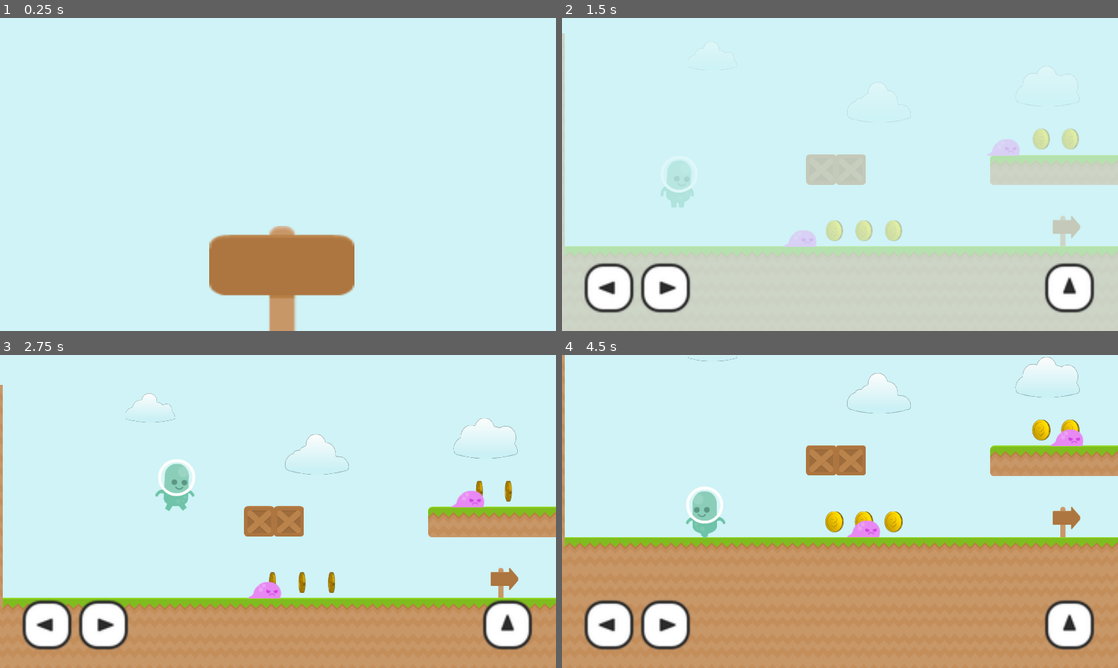
Above: before the commit, frames 1-4 (two rows, left to right).
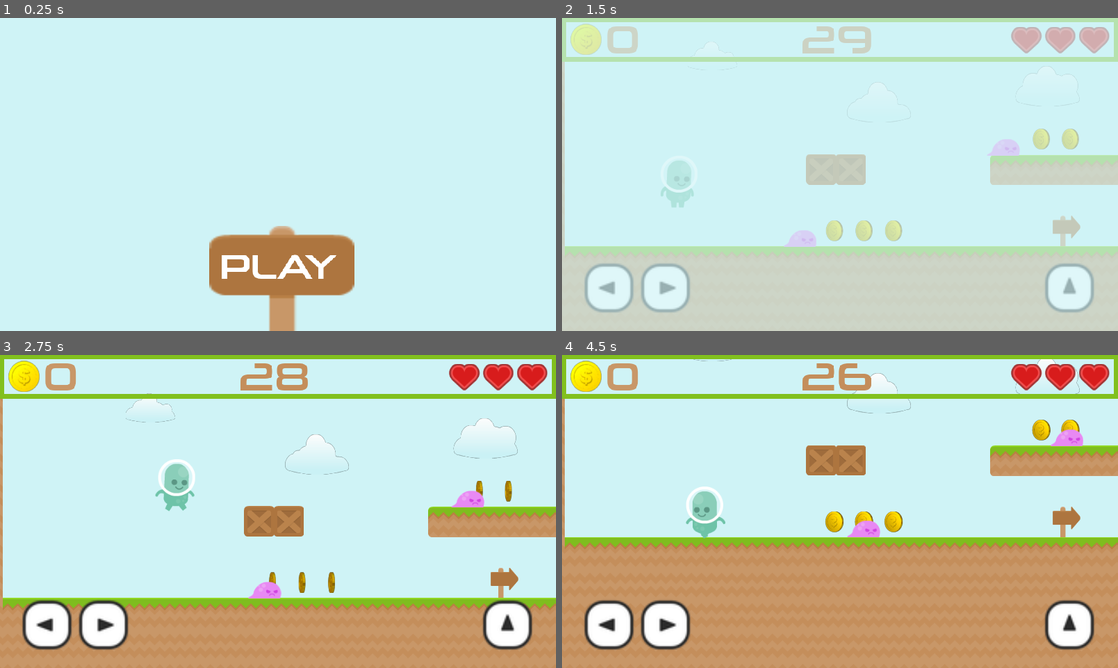
Above: after the commit, the same moments.

Repository: modaslam/super-margo
Game: Godot game, scene res://scenes/main_menu.tscn
Two runs of this game, one before a commit and one after it. Both use one fixed random seed, a clock stepped at 60 frames per second and the inputs below.
Inputs (mouse positions are in pixels of both pictures, inside the frame that each line leads up to):
- Up to frame 1 (0.25 s): no input
- Up to frame 2 (1.5 s): click (845, 277) at 0.5 s; click (845, 277) at 1.25 s
- Up to frame 3 (2.75 s): move the mouse to (250, 574) at 2.02 s; hold Right (move_right) from 2.03 s (still down); click (250, 574) at 2.17 s; tap Space (jump) at 2.27 s
- Up to frame 4 (4.5 s): move the mouse to (1006, 558) at 2.77 s; tap Space (jump) at 3.02 s; move the mouse to (673, 464) at 3.52 s; release Right (move_right) at 3.53 s; hold Left (move_left) from 3.53 s (still down); move the mouse to (867, 511) at 4.27 s; click (867, 511) at 4.42 s

The runs differ from the first frame. In frame 1, 0.7% of the frame differs, in the area x 39-61%, y 75-84%; in frame 2, 8.8%, in the area x 0-100%, y 0-95%; in frame 3, 5.4%; in frame 4, 5.4%.

Commit message:
Added coin collection and 3 life system

Diff:
--- /dev/null
+++ b/fonts/font100.tres
@@ -0,0 +1,7 @@
+[gd_resource type="DynamicFont" load_steps=2 format=2]
+
+[ext_resource path="res://assets/font.ttf" type="DynamicFontData" id=1]
+
+[resource]
+size = 100
+font_data = ExtResource( 1 )
--- /dev/null
+++ b/fonts/font160.tres
@@ -0,0 +1,7 @@
+[gd_resource type="DynamicFont" load_steps=2 format=2]
+
+[ext_resource path="res://assets/font.ttf" type="DynamicFontData" id=1]
+
+[resource]
+size = 160
+font_data = ExtResource( 1 )
--- a/scenes/Transition.tscn
+++ b/scenes/Transition.tscn
@@ -34,6 +34,7 @@
 }
 
 [node name="Transition" type="CanvasLayer"]
+layer = 3
 script = ExtResource( 1 )
 
 [node name="Frame" type="TextureRect" parent="."]
--- a/scenes/game.tscn
+++ b/scenes/game.tscn
@@ -23,6 +23,9 @@
 [ext_resource path="res://assets/buttons/right1.png" type="Texture" id=21]
 [ext_resource path="res://assets/buttons/up1.png" type="Texture" id=22]
 [ext_resource path="res://assets/buttons/up0.png" type="Texture" id=23]
+[ext_resource path="res://assets/coin48.png" type="Texture" id=24]
+[ext_resource path="res://fonts/font100.tres" type="DynamicFont" id=25]
+[ext_resource path="res://assets/hud_heartFull.png" type="Texture" id=26]
 
 [sub_resource type="SpriteFrames" id=1]
 animations = [ {
@@ -52,6 +55,14 @@
 [sub_resource type="RectangleShape2D" id=7]
 extents = Vector2( 11.6555, 248.743 )
 
+[sub_resource type="StyleBoxFlat" id=8]
+draw_center = false
+border_width_left = 10
+border_width_top = 10
+border_width_right = 10
+border_width_bottom = 10
+border_color = Color( 0.509804, 0.756863, 0.121569, 1 )
+
 [node name="Game" type="Node"]
 script = ExtResource( 15 )
 
@@ -65,7 +76,7 @@
 [node name="AnimatedSprite" type="AnimatedSprite" parent="Character"]
 scale = Vector2( 1.3, 1.3 )
 frames = SubResource( 1 )
-frame = 5
+frame = 4
 playing = true
 
 [node name="Shape" type="CollisionShape2D" parent="Character"]
@@ -229,6 +240,14 @@
 
 [node name="Platform" parent="Platforms" instance=ExtResource( 17 )]
 
+[node name="End" type="Area2D" parent="."]
+position = Vector2( 3772.76, 196.838 )
+collision_layer = 0
+
+[node name="Shape" type="CollisionShape2D" parent="End"]
+position = Vector2( 18.356, -143.557 )
+shape = SubResource( 7 )
+
 [node name="CanvasLayer" type="CanvasLayer" parent="."]
 layer = 2
 
@@ -255,13 +274,91 @@
 pressed = ExtResource( 22 )
 action = "jump"
 
-[node name="End" type="Area2D" parent="."]
-position = Vector2( 3772.76, 196.838 )
-collision_layer = 0
-
-[node name="Shape" type="CollisionShape2D" parent="End"]
-position = Vector2( 18.356, -143.557 )
-shape = SubResource( 7 )
+[node name="Panel" type="Panel" parent="CanvasLayer/Controls"]
+margin_right = 1280.0
+margin_bottom = 100.0
+custom_styles/panel = SubResource( 8 )
+__meta__ = {
+"_edit_use_anchors_": false
+}
+
+[node name="Coin" type="Sprite" parent="CanvasLayer/Controls/Panel"]
+position = Vector2( 55.5866, 49.5534 )
+scale = Vector2( 1.5, 1.5 )
+texture = ExtResource( 24 )
+hframes = 61
+
+[node name="Coins" type="Label" parent="CanvasLayer/Controls/Panel"]
+margin_left = 99.7807
+margin_top = -6.79989
+margin_right = 189.781
+margin_bottom = 113.2
+rect_scale = Vector2( 0.9, 0.9 )
+custom_fonts/font = ExtResource( 25 )
+custom_colors/font_color = Color( 0.788235, 0.596078, 0.411765, 1 )
+text = "0"
+__meta__ = {
+"_edit_use_anchors_": false
+}
+
+[node name="Heart3" type="TextureRect" parent="CanvasLayer/Controls/Panel"]
+margin_left = 1184.0
+margin_top = 20.0
+margin_right = 1267.0
+margin_bottom = 81.0
+texture = ExtResource( 26 )
+expand = true
+stretch_mode = 6
+__meta__ = {
+"_edit_use_anchors_": false
+}
+
+[node name="Heart2" type="TextureRect" parent="CanvasLayer/Controls/Panel"]
+margin_left = 1106.05
+margin_top = 20.0
+margin_right = 1189.05
+margin_bottom = 81.0
+texture = ExtResource( 26 )
+expand = true
+stretch_mode = 6
+__meta__ = {
+"_edit_use_anchors_": false
+}
+
+[node name="Heart1" type="TextureRect" parent="CanvasLayer/Controls/Panel"]
+margin_left = 1028.09
+margin_top = 20.0
+margin_right = 1111.09
+margin_bottom = 81.0
+texture = ExtResource( 26 )
+expand = true
+stretch_mode = 6
+__meta__ = {
+"_edit_use_anchors_": false
+}
+
+[node name="Time" type="Label" parent="CanvasLayer/Controls/Panel"]
+anchor_left = 0.5
+anchor_top = 0.5
+anchor_right = 0.5
+anchor_bottom = 0.5
+margin_left = -90.0
+margin_top = -57.0
+margin_right = 90.0
+margin_bottom = 63.0
+rect_scale = Vector2( 0.9, 0.9 )
+custom_fonts/font = ExtResource( 25 )
+custom_colors/font_color = Color( 0.772549, 0.560784, 0.360784, 1 )
+text = "30"
+__meta__ = {
+"_edit_use_anchors_": false
+}
+
+[node name="GameTime" type="Timer" parent="."]
+wait_time = 30.0
+one_shot = true
+autostart = true
+[connection signal="coin" from="Character" to="." method="_on_Character_coin"]
 [connection signal="died" from="Character" to="." method="_on_Character_died"]
 [connection signal="end" from="Character" to="." method="_on_Character_end"]
 [connection signal="body_entered" from="Character/Feet" to="Character" method="_on_Feet_body_entered"]
@@ -269,3 +366,4 @@
 [connection signal="body_entered" from="Character/Head" to="Character" method="_on_Head_body_entered"]
 [connection signal="timeout" from="SpawnTime" to="." method="_on_SpawnTime_timeout"]
 [connection signal="body_entered" from="End" to="Character" method="_on_End_body_entered"]
+[connection signal="timeout" from="GameTime" to="Character" method="_on_GameTime_timeout"]
--- a/scenes/main_menu.tscn
+++ b/scenes/main_menu.tscn
@@ -1,7 +1,8 @@
-[gd_scene load_steps=3 format=2]
+[gd_scene load_steps=4 format=2]
 
 [ext_resource path="res://assets/tiles/sign.png" type="Texture" id=1]
 [ext_resource path="res://scripts/main_menu.gd" type="Script" id=2]
+[ext_resource path="res://fonts/font100.tres" type="DynamicFont" id=3]
 
 [node name="MainMenu" type="Node"]
 script = ExtResource( 2 )
@@ -25,4 +26,13 @@
 __meta__ = {
 "_edit_use_anchors_": false
 }
+
+[node name="Label" type="Label" parent="Control/Play"]
+margin_left = 23.9729
+margin_top = 43.5104
+margin_right = 388.973
+margin_bottom = 163.51
+rect_scale = Vector2( 0.8, 0.8 )
+custom_fonts/font = ExtResource( 3 )
+text = "PLAY"
 [connection signal="pressed" from="Control/Play" to="." method="_on_Play_pressed"]
--- a/scripts/Game.gd
+++ b/scripts/Game.gd
@@ -4,6 +4,8 @@
 onready var _character = get_node("Character")
 onready var _camera = get_node("DeadCamera")
 
+var coins = 0
+var lives = 3
 
 # Called when the node enters the scene tree for the first time.
 func _ready():
@@ -24,14 +26,29 @@
 	get_node("SpawnTime").set_wait_time(2)
 	get_node("SpawnTime").start()
 
+	lives -= 1
+
+	if lives == 2:
+		get_node("CanvasLayer/Controls/Panel/Heart1").set_texture(load("res://assets/hud_heartEmpty.png"))
+	elif lives == 1:
+		get_node("CanvasLayer/Controls/Panel/Heart2").set_texture(load("res://assets/hud_heartEmpty.png"))
+	elif lives == 0:
+		get_node("CanvasLayer/Controls/Panel/Heart3").set_texture(load("res://assets/hud_heartEmpty.png"))
+
 
 func _on_SpawnTime_timeout():
-	revive()
+	if lives > 0:
+		revive()
+	else:
+		Transition.fade_to("res://scenes/main_menu.tscn")
 
 
 func revive():
 	_character.position = get_node("SpawnPoint").position
 	_character.revive()
+
+	get_node("GameTime").set_wait_time(30)
+	get_node("GameTime").start()
 
 
 func _on_Character_end():
@@ -39,3 +56,13 @@
 
 	get_node("SpawnTime").set_wait_time(3)
 	get_node("SpawnTime").start()
+
+
+func _on_Character_coin():
+	coins += 1
+	get_node("CanvasLayer/Controls/Panel/Coins").set_text(str(coins))
+
+
+# Called every frame. 'delta' is the elapsed time since the previous frame.
+func _process(delta):
+	get_node("CanvasLayer/Controls/Panel/Time").set_text(str(int(get_node("GameTime").get_time_left())))
--- a/scripts/character.gd
+++ b/scripts/character.gd
@@ -10,6 +10,7 @@
 
 signal died
 signal end
+signal coin
 
 var left
 var right
@@ -117,3 +118,11 @@
 func _on_End_body_entered(body):
 	end = true
 	emit_signal("end")
+
+
+func coin():
+	emit_signal("coin")
+
+
+func _on_GameTime_timeout():
+	die()
--- a/scripts/coin.gd
+++ b/scripts/coin.gd
@@ -17,6 +17,7 @@
 
 
 func _on_Coin_body_entered(body):
+	body.coin()
 	get_node("Anim").play("collect")
 	get_node("Shape").queue_free()
 	yield(get_node("Anim"), "animation_finished")
Not shown: 1 places in scenes/game.tscn that only renumber resources
